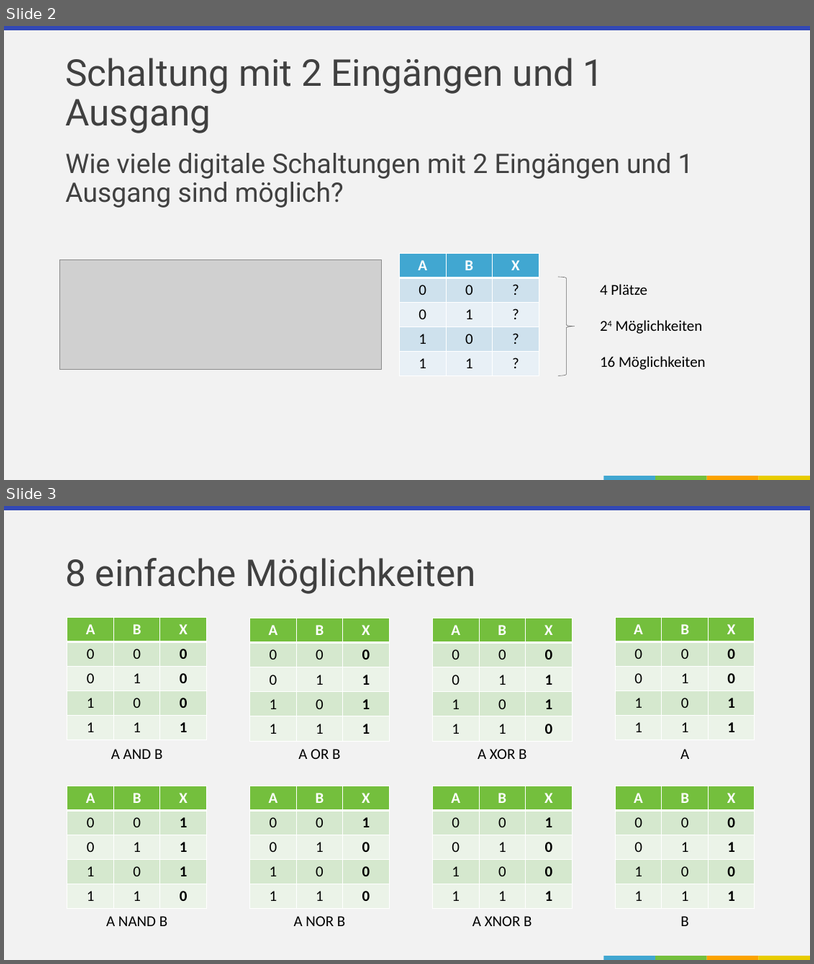
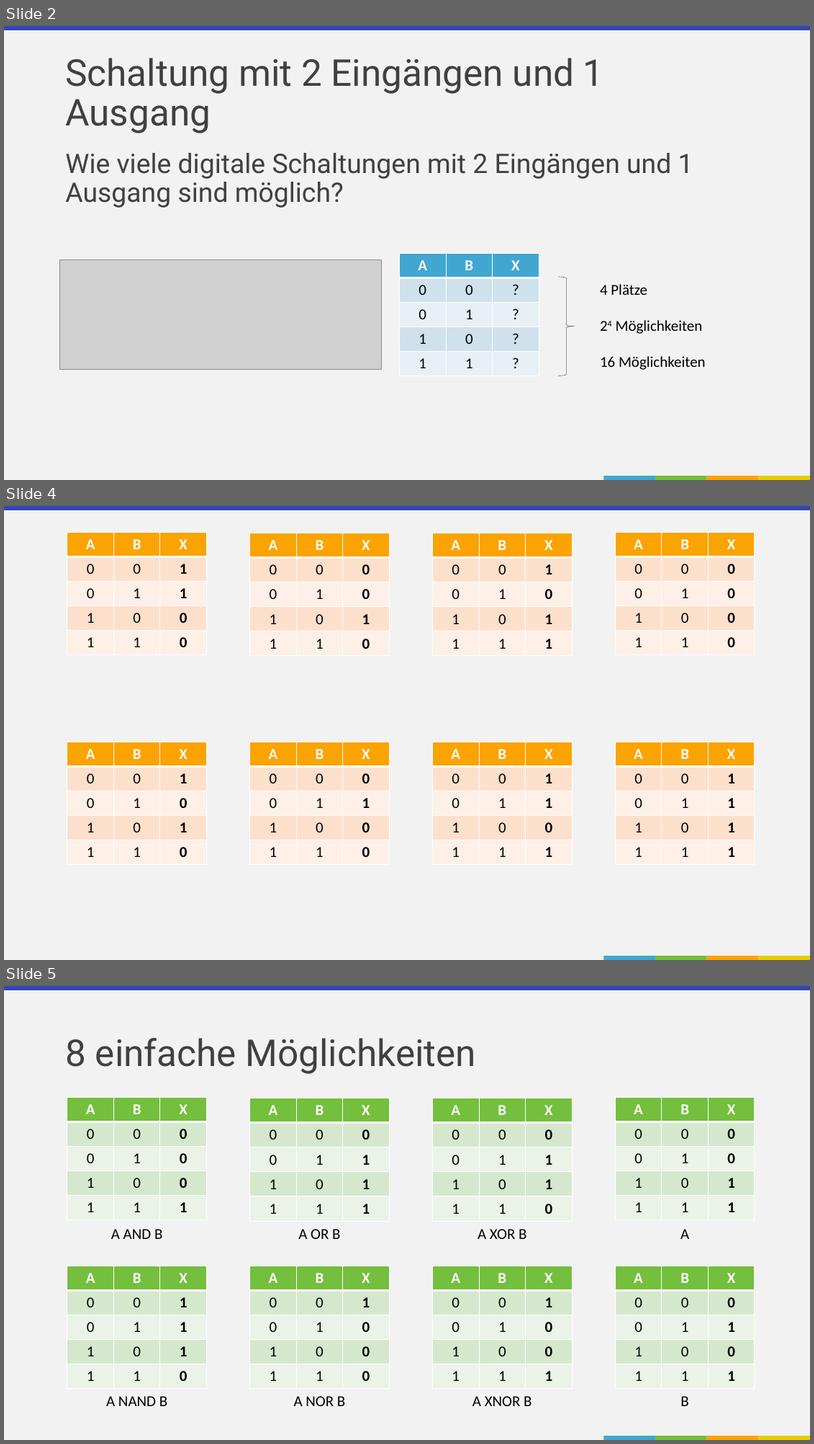
Before and after one commit to r0the/rothe.io-computer, a slide deck: teaching/3-3-einfache-schaltungen.pptx. Shown one above the other, each under a label of ours: slides 2 and 3 before the commit, slides 2, 4 and 5 after it; the slides between them are not shown. The pictures are 814x964 and 814x1444 pixels, drawn with LibreOffice and Linux fonts; fonts in the diff are those of the drawing; grey boxes stand for pictures; background and template pictures are left out. Boxes give left, top, right and bottom in pixels: in the first picture for what was removed or moved away, otherwise in the second. Text is boxed around its words. In the diff, an @@ line names an element or a change of style, - is before the commit and + after.

```diff
--- a/teaching/3-3-einfache-schaltungen.pptx
+++ b/teaching/3-3-einfache-schaltungen.pptx
@@ slide 4 added at box(4, 506, 810, 960), background #F2F2F2; not listed: 5 template elements that a slide beside it also shows @@
@@ table added at box(67, 532, 207, 655), 5 rows, 3 columns @@
+A | B | X
+0 | 0 | 1
+0 | 1 | 1
+1 | 0 | 0
+1 | 1 | 0
@@ table added at box(250, 533, 390, 656), 5 rows, 3 columns @@
+A | B | X
+0 | 0 | 0
+0 | 1 | 0
+1 | 0 | 1
+1 | 1 | 0
@@ table added at box(433, 533, 573, 656), 5 rows, 3 columns @@
+A | B | X
+0 | 0 | 1
+0 | 1 | 0
+1 | 0 | 1
+1 | 1 | 1
@@ table added at box(615, 532, 756, 655), 5 rows, 3 columns @@
+A | B | X
+0 | 0 | 0
+0 | 1 | 0
+1 | 0 | 0
+1 | 1 | 0
@@ table added at box(67, 742, 207, 865), 5 rows, 3 columns @@
+A | B | X
+0 | 0 | 1
+0 | 1 | 0
+1 | 0 | 1
+1 | 1 | 0
@@ table added at box(250, 742, 390, 865), 5 rows, 3 columns @@
+A | B | X
+0 | 0 | 0
+0 | 1 | 1
+1 | 0 | 0
+1 | 1 | 0
@@ table added at box(433, 742, 573, 865), 5 rows, 3 columns @@
+A | B | X
+0 | 0 | 1
+0 | 1 | 1
+1 | 0 | 0
+1 | 1 | 1
@@ table added at box(615, 742, 756, 865), 5 rows, 3 columns @@
+A | B | X
+0 | 0 | 1
+0 | 1 | 1
+1 | 0 | 1
+1 | 1 | 1
@@ what was slide 3 is now slide 5 @@
```
Also in this commit, not shown: 1 slide changed, 1 other slide added, 3 other files.
